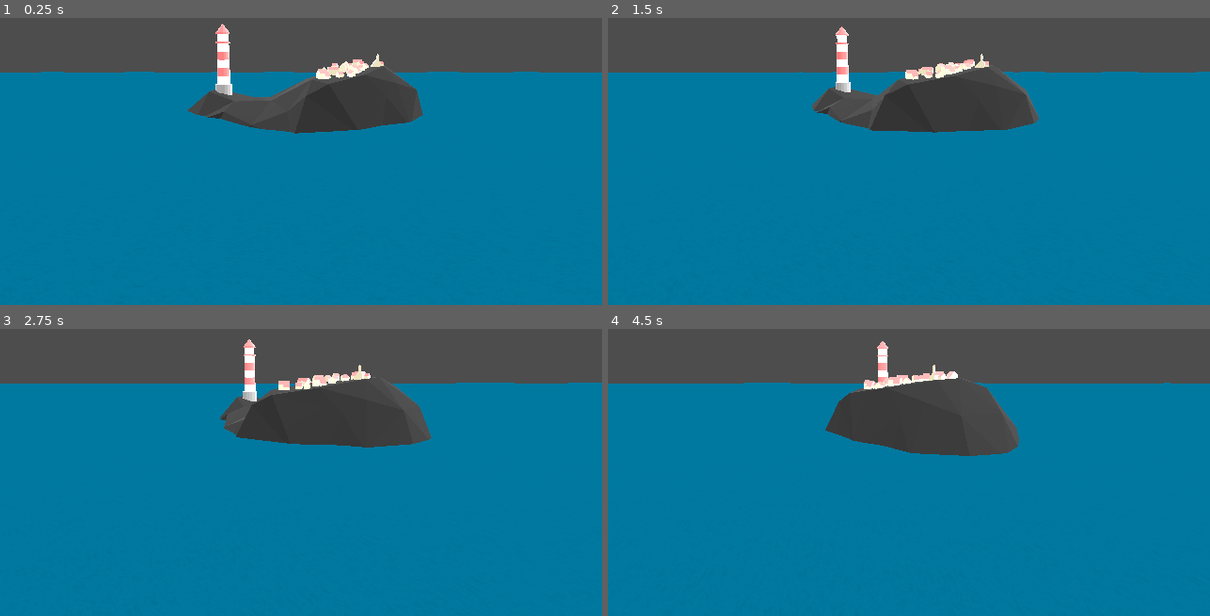
Above: before the commit, frames 1-4 (two rows, left to right).
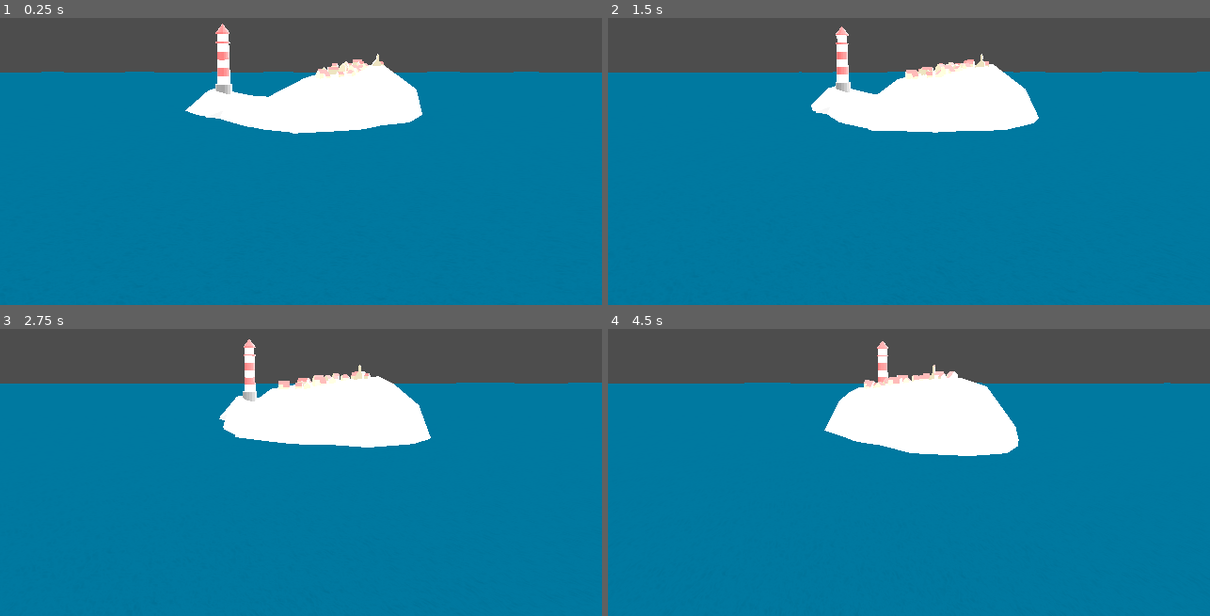
Above: after the commit, the same moments.

Repository: swstevens/Godot-and-Shaders
Game: Godot game, scene res://lighthouse_scene.tscn
Same seed, same stepped clock (60 frames per second), same inputs: the game is played once before the commit and once after it.
Inputs (mouse positions are in pixels of both pictures, inside the frame that each line leads up to):
- Up to frame 1 (0.25 s): no input
- Up to frame 2 (1.5 s): move the mouse to (1041, 55) at 0.52 s; hold Right (ui_right) 0.53-1.28 s; click (1041, 55) at 0.67 s; move the mouse to (788, 101) at 1.27 s; hold Down (ui_down) from 1.28 s (still down)
- Up to frame 3 (2.75 s): move the mouse to (outside the picture) at 2.02 s; release Down (ui_down) at 2.03 s; hold Right (ui_right) from 2.03 s (still down)
- Up to frame 4 (4.5 s): move the mouse to (878, 481) at 2.77 s; release Right (ui_right) at 2.78 s; hold Up (ui_up) 2.78-3.53 s; click (878, 481) at 2.92 s; move the mouse to (1089, 458) at 3.52 s; hold Left (ui_left) from 3.53 s (still down); move the mouse to (outside the picture) at 4.27 s

The runs differ from the first frame. In frame 1, 5.7% of the frame differs, in the area x 30-71%, y 16-41%; in frame 2, 6.0%; in frame 3, 6.3%; in frame 4, 6.6%, in the area x 35-69%, y 17-45%.

Commit message:
add some textures and ps1 shader

Diff:
--- /dev/null
+++ b/Shaders/ps1.gdshader
@@ -0,0 +1,50 @@
+shader_type spatial;
+render_mode blend_mix,
+	cull_disabled,
+	depth_prepass_alpha,
+	shadows_disabled,
+	specular_disabled,
+	vertex_lighting;
+
+uniform bool affine_mapping = false;
+uniform sampler2D albedo : source_color, filter_nearest;
+uniform float alpha_scissor : hint_range(0, 1) = 0.5;
+uniform float jitter: hint_range(0, 1) = 0.25;
+uniform ivec2 resolution = ivec2(320, 240);
+
+vec4 snap_to_position(vec4 base_position)
+{
+	vec4 snapped_position = base_position;
+	snapped_position.xyz = base_position.xyz / base_position.w;
+
+	vec2 snap_resulotion = floor(vec2(resolution) * (1.0 - jitter));
+	snapped_position.x = floor(snap_resulotion.x * snapped_position.x) / snap_resulotion.x;
+	snapped_position.y = floor(snap_resulotion.y * snapped_position.y) / snap_resulotion.y;
+
+	snapped_position.xyz *= base_position.w;
+	return snapped_position;
+}
+
+void vertex()
+{
+	vec4 snapped_position = snap_to_position(PROJECTION_MATRIX * MODELVIEW_MATRIX * vec4(VERTEX, 1.0));
+	if (affine_mapping)
+	{
+		POSITION = snapped_position;
+		POSITION /= abs(POSITION.w);
+	}
+	else
+	{
+		POSITION = snapped_position;
+	}
+}
+
+void fragment()
+{
+	vec4 color_base = COLOR;
+	vec4 texture_color = texture(albedo, UV);
+
+	ALBEDO = (color_base * texture_color).rgb;
+	ALPHA = texture_color.a * color_base.a;
+	ALPHA_SCISSOR_THRESHOLD = alpha_scissor;
+}
--- a/lighthouse_scene.tscn
+++ b/lighthouse_scene.tscn
@@ -1,8 +1,17 @@
-[gd_scene load_steps=12 format=3 uid="uid://f4cjfnq3cr0o"]
+[gd_scene load_steps=14 format=3 uid="uid://f4cjfnq3cr0o"]
 
 [ext_resource type="PackedScene" uid="uid://ddmxvmtsvidpw" path="res://models/lighthouse/scene.gltf" id="1_kt0b4"]
+[ext_resource type="Shader" path="res://Shaders/ps1.gdshader" id="2_y6ceg"]
 [ext_resource type="Script" path="res://Camera3D.gd" id="2_yn4nc"]
 [ext_resource type="Shader" path="res://Shaders/water.gdshader" id="3_xskoq"]
+
+[sub_resource type="ShaderMaterial" id="ShaderMaterial_uyll5"]
+render_priority = 0
+shader = ExtResource("2_y6ceg")
+shader_parameter/affine_mapping = false
+shader_parameter/alpha_scissor = 0.5
+shader_parameter/jitter = 0.25
+shader_parameter/resolution = Vector2i(320, 240)
 
 [sub_resource type="QuadMesh" id="QuadMesh_klxx8"]
 size = Vector2(100, 100)
@@ -55,6 +64,10 @@
 [node name="Sketchfab_model" parent="." index="0"]
 transform = Transform3D(1, 0, 0, 0, 2.22045e-16, 1, 0, -1, 2.22045e-16, -1.75579, 0, -0.594386)
 
+[node name="Object_4" parent="Sketchfab_model/root/GLTF_SceneRootNode/base rock_0" index="0"]
+transform = Transform3D(1, 0, 0, 0, 1, -2.52435e-29, 0, 0, 1, 0, 0, 0)
+surface_material_override/0 = SubResource("ShaderMaterial_uyll5")
+
 [node name="water_2" parent="Sketchfab_model/root/GLTF_SceneRootNode" index="2"]
 visible = false
 
Not shown, added: Shaders/rock_boulder_dry_ao_4k.png.import
Not shown, added: Shaders/rock_boulder_dry_rough_4k.png.import
Not shown, added: Shaders/rock_boulder_dry_ao_4k.png
Not shown, added: Shaders/rock_boulder_dry_rough_4k.png
